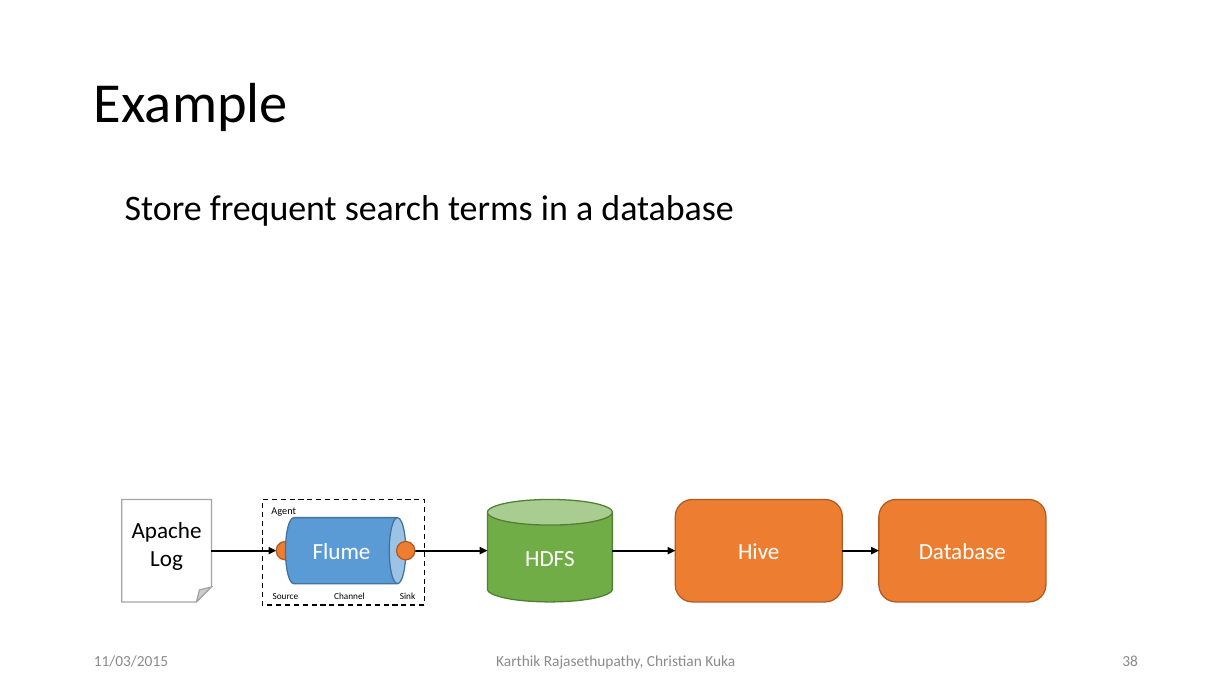
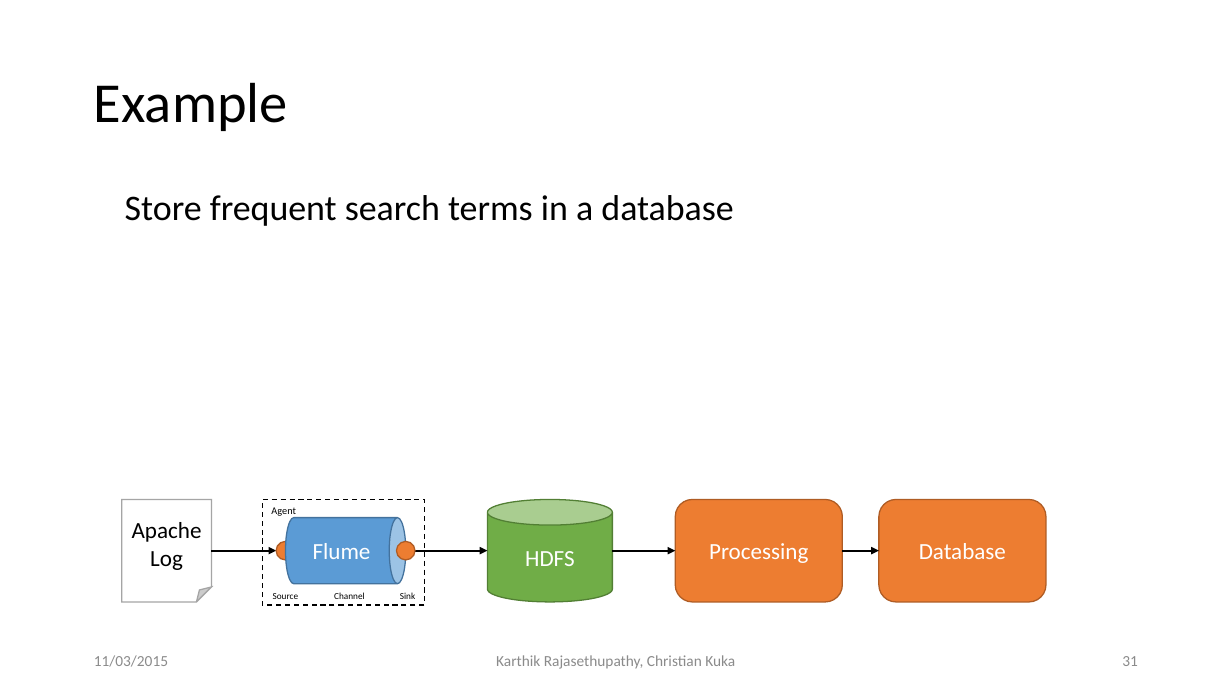
Before and after one commit to ckuka/SHDS, a slide deck: slide 31 of slides/ShanghaiDataScience_Master.pptx (slide 38 before the commit). Drawn at 1232x693 pixels with LibreOffice and Linux fonts; fonts in the diff are those of the drawing. Boxes give left, top, right and bottom in pixels: in the first picture for what was removed or moved away, otherwise in the second. Text is boxed around its words. In the diff, an @@ line names an element or a change of style, - is before the commit and + after.

```diff
--- a/slides/ShanghaiDataScience_Master.pptx
+++ b/slides/ShanghaiDataScience_Master.pptx
@@ text in rounded rectangle at (x1=709, y1=543, x2=808, y2=563): text changed @@
-Hive
+Processing
@@ page number at (x1=1122, y1=656, x2=1138, y2=666): text changed @@
-38
+31
```
Also in this commit, not shown: 13 other slides changed, 6 slides added, 5 other files.
